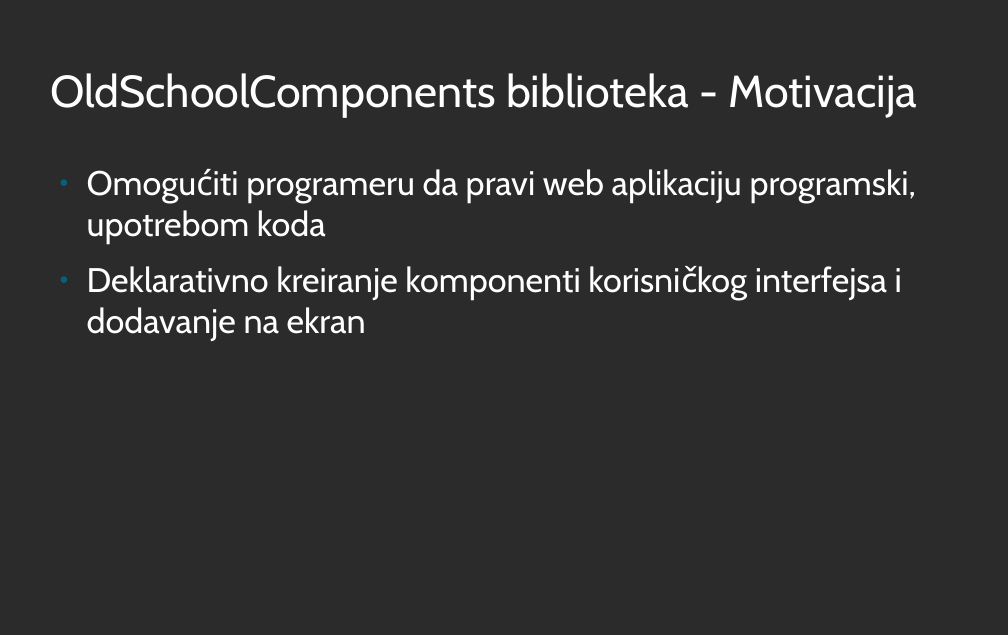
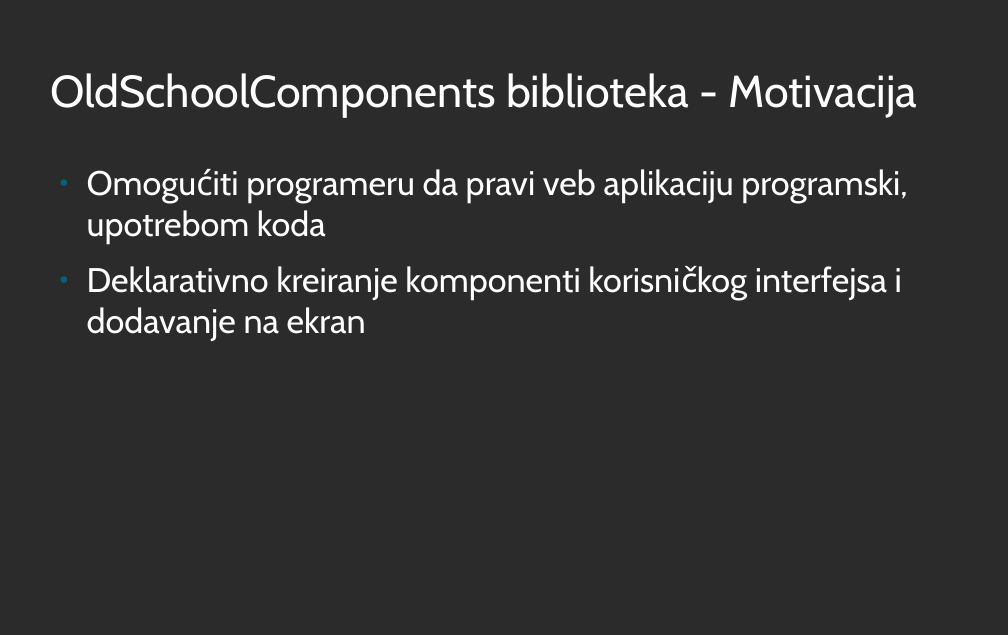
Before and after one commit to iv17/MScThesis, a slide deck: slide 2 of IvanaSavinPresentation.odp (slide 3 before the commit). Drawn at 1008x635 pixels with LibreOffice and Linux fonts; fonts in the diff are those of the drawing; background and template pictures are left out; a plain dark background stands for a picture behind light text. Boxes give left, top, right and bottom in pixels: in the first picture for what was removed or moved away, otherwise in the second. Text is boxed around its words. In the diff, an @@ line names an element or a change of style, - is before the commit and + after.

```diff
--- a/IvanaSavinPresentation.odp
+++ b/IvanaSavinPresentation.odp
@@ text at <box>87,169,907,243</box>: text changed @@
-● Omogućiti programeru da pravi web aplikaciju programski, upotrebom koda
+● Omogućiti programeru da pravi veb aplikaciju programski, upotrebom koda
```
Also in this commit, not shown: 7 other slides changed, 1 slide removed, 2 other files.
